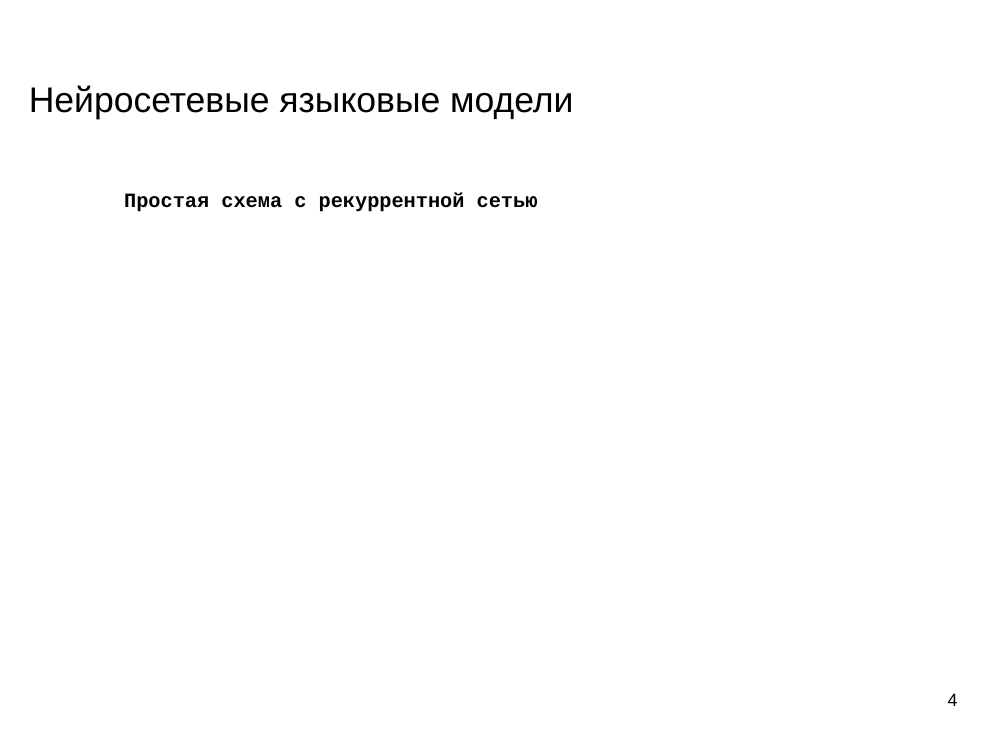
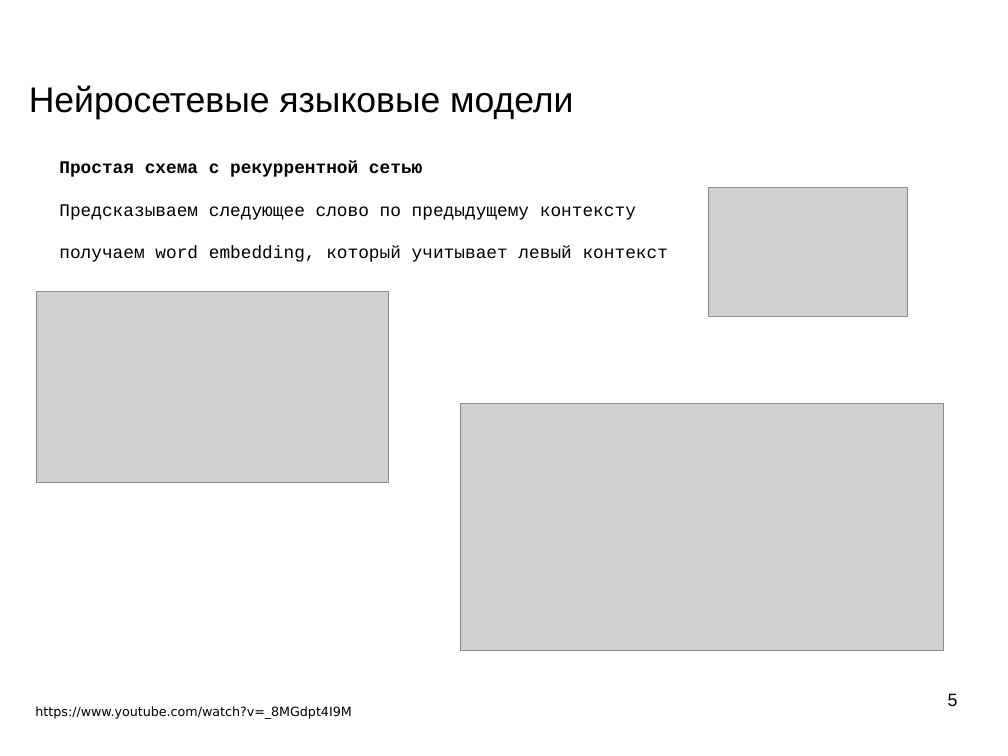
Before and after one commit to mechanoid5/ml_nlp_2022, a slide deck: slide 5 of 11-ann-lang-model.odp (slide 4 before the commit). Drawn at 1008x756 pixels with LibreOffice and Linux fonts; fonts in the diff are those of the drawing; grey boxes stand for pictures; background and template pictures are left out. Boxes give left, top, right and bottom in pixels: in the first picture for what was removed or moved away, otherwise in the second. Text is boxed around its words. In the diff, an @@ line names an element or a change of style, - is before the commit and + after.

```diff
--- a/11-ann-lang-model.odp
+++ b/11-ann-lang-model.odp
@@ text "Простая схема с рекуррентной сетью": place and size @@
-text "Простая схема с рекуррентной сетью" at [124,193,538,212]
+text "Простая схема с рекуррентной сетью" at [59,161,668,262]
@@ text at [59,161,422,177]: size 16 to 14 pt in "Простая схема с рекуррентной сетью" @@
@@ text at [59,204,668,262]: paragraphs added @@
+Предсказываем следующее слово по предыдущему контексту
+получаем word embedding, который учитывает левый контекст
@@ picture added at [709,188,908,317] @@
@@ picture added at [37,291,390,482] @@
@@ picture added at [461,403,944,650] @@
@@ text added at [35,706,351,719], 10 pt, text #000000 @@
+https://www.youtube.com/watch?v=_8MGdpt4I9M
@@ page number at [948,693,958,706]: text changed @@
-4
+5
```
Also in this commit, not shown: 5 other slides changed, 6 slides added, 1 slide removed.
